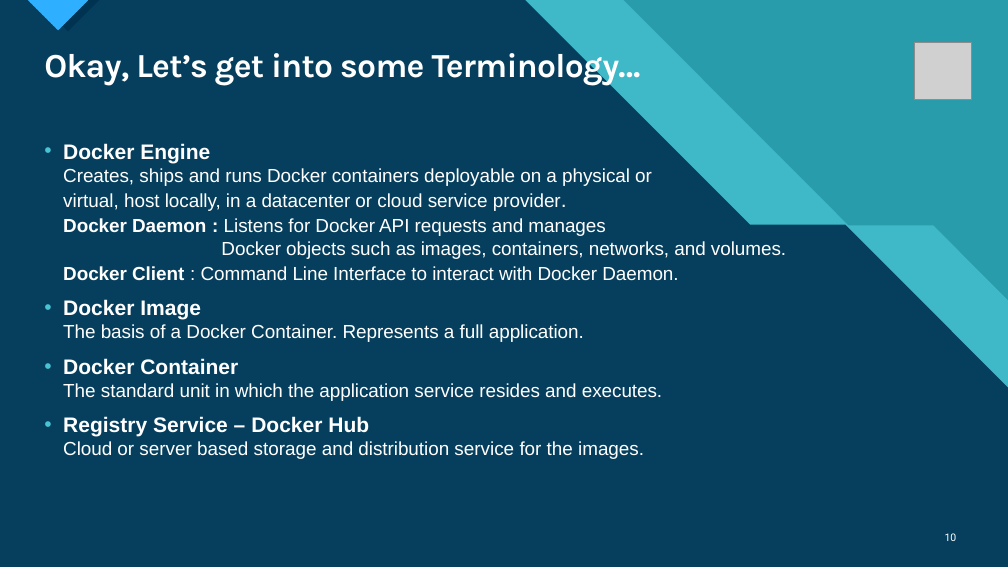
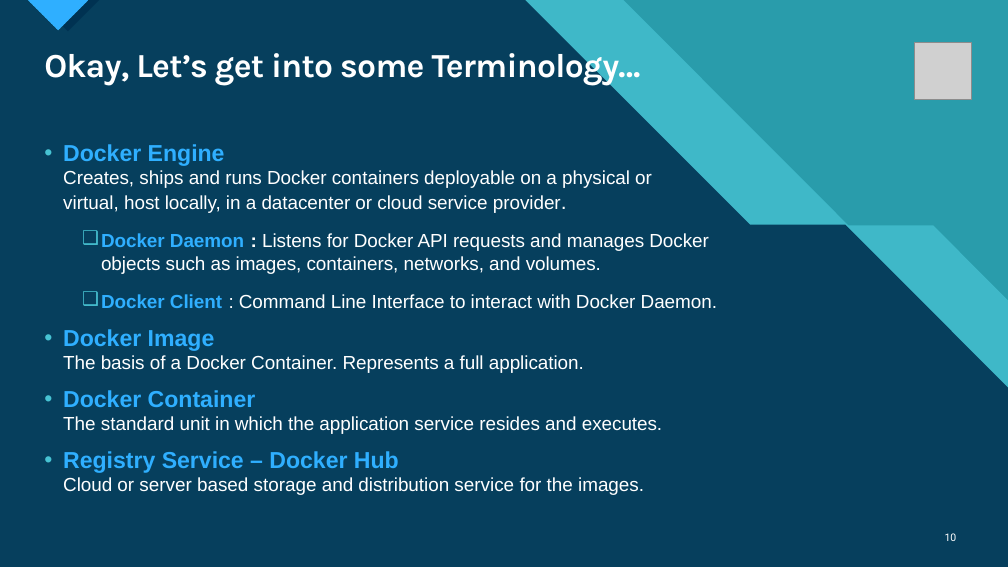
Before and after one commit to Singh-Karandeep/DockerTutorial, a slide deck: slide 10 of Docker for Beginners.pptx. Drawn at 1008x567 pixels with LibreOffice and Linux fonts; fonts in the diff are those of the drawing; grey boxes stand for pictures. Boxes give left, top, right and bottom in pixels: in the first picture for what was removed or moved away, otherwise in the second. Text is boxed around its words. In the diff, an @@ line names an element or a change of style, - is before the commit and + after.

```diff
--- a/Docker for Beginners.pptx
+++ b/Docker for Beginners.pptx
@@ text at [63, 144, 717, 309]: text changed @@
-• Docker Engine
-  Creates, ships and runs Docker containers deployable on a physical or
-  virtual, host locally, in a datacenter or cloud service provider.
-  Docker Daemon : Listens for Docker API requests and manages
-  Docker objects such as images, containers, networks, and volumes.
-  Docker Client : Command Line Interface to interact with Docker Daemon.
+• Docker Engine
+  Creates, ships and runs Docker containers deployable on a physical or
+  virtual, host locally, in a datacenter or cloud service provider.
+  ❑ Docker Daemon : Listens for Docker API requests and manages Docker objects such as images, containers, networks, and volumes.
+  ❑ Docker Client : Command Line Interface to interact with Docker Daemon.
@@ text at [63, 329, 662, 495]: size 20 to 22 pt, text colour #FFFFFF to #2FAFFF in "Docker Image", "Docker Container", "Registry Service – Docker Hub" @@
```
Also in this commit, not shown: 13 other slides changed, 1 slide added.
